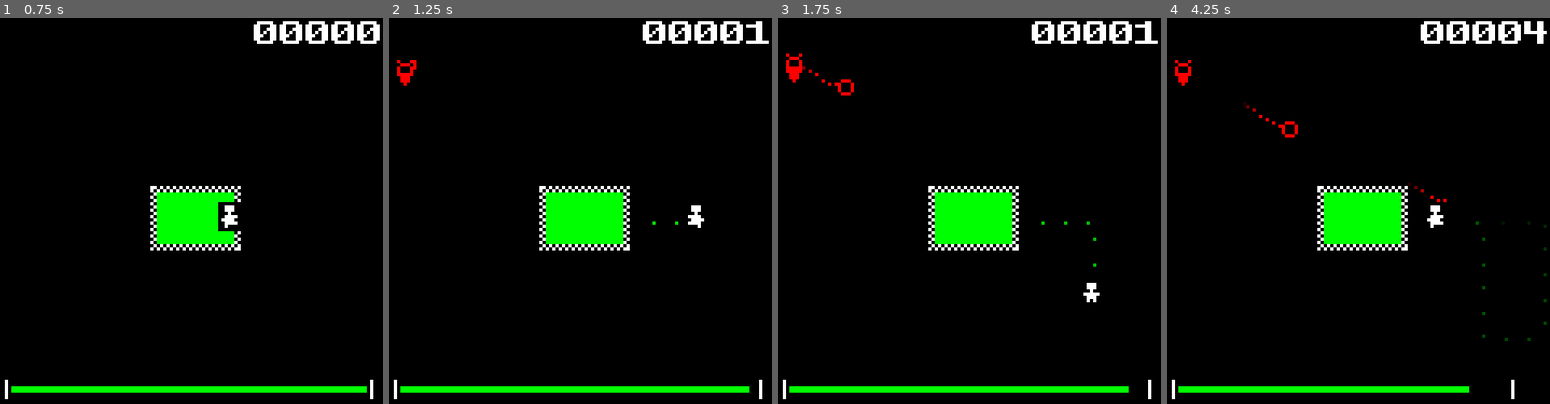
Above: before the commit, frames 1-4 (left to right).
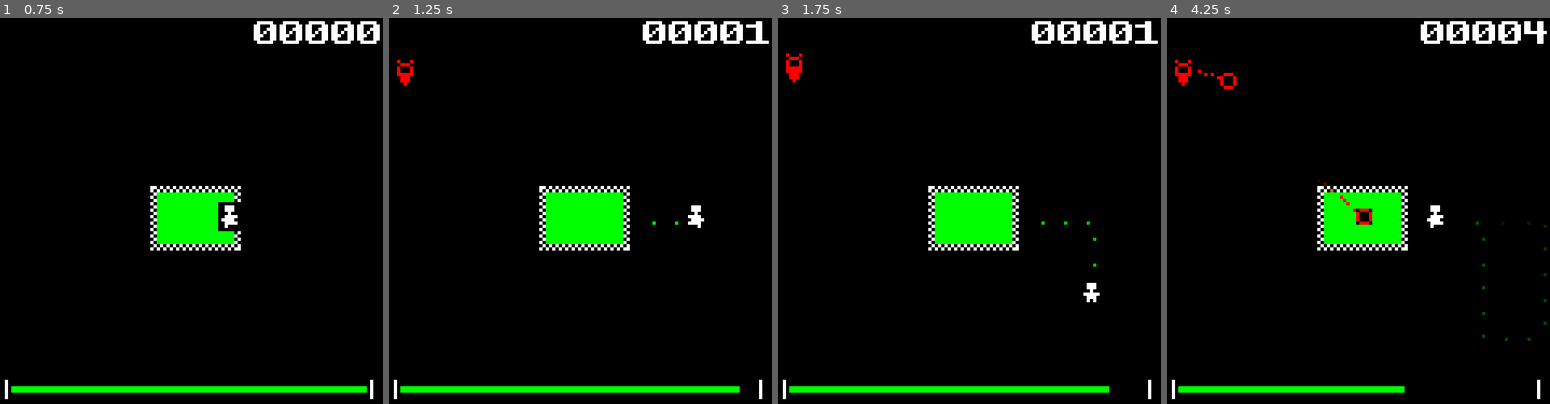
Above: after the commit, the same moments.

Repository: NotJamGames/battery-acid-boy
Game: Godot game, scene res://World/world.tscn
The game is run twice, just before and just after one commit, with the same random seed, the same clock (stepped at 60 frames per second) and the same inputs.
Inputs:
- Up to frame 1 (0.75 s): hold Right (move_right) from 0.53 s (still down)
- Up to frame 2 (1.25 s): keep holding Right (move_right)
- Up to frame 3 (1.75 s): release Right (move_right) at 1.28 s; hold Down (move_down) from 1.28 s (still down)
- Up to frame 4 (4.25 s): release Down (move_down) at 2.03 s; hold Right (move_right) 2.03-2.78 s; tap Enter at 2.75 s; hold Up (move_up) 2.78-3.53 s; hold Left (move_left) from 3.53 s (still down)

Frame 1 is identical in both runs. In frame 2, less than 0.1% of the frame differs, in the area x 6-95%, y 10-98%; in frame 3, 0.2%; in frame 4, 0.9%, in the area x 8-98%, y 13-99%.

Commit message:
Final touches!

Diff:
--- a/Audio/Music/battery_acid_boy.tscn
+++ b/Audio/Music/battery_acid_boy.tscn
@@ -4,5 +4,4 @@
 
 [node name="BatteryAcidBoy" type="AudioStreamPlayer"]
 stream = ExtResource("1_spsay")
-volume_db = -4.0
 autoplay = true
--- a/Enemies/enemy.gd
+++ b/Enemies/enemy.gd
@@ -8,14 +8,15 @@
 func set_enabled(new_state : bool) -> void:
 	enabled = new_state
 	if new_state:
-		flash(7)
-		attack()
+		flash(9)
 	else:
 		visible = false
 
 
 func flash(max_iterations : int, current_iteration : int = 0) -> void:
-	if current_iteration == max_iterations: return
+	if current_iteration == max_iterations:
+		attack()
+		return
 
 	visible = not visible
 
--- a/Enemies/ghost.tscn
+++ b/Enemies/ghost.tscn
@@ -52,5 +52,5 @@
 sprite_frames = SubResource("SpriteFrames_impql")
 animation = &"Idle"
 autoplay = "Idle"
-frame_progress = 0.0466935
+frame_progress = 0.0473845
 centered = false
--- /dev/null
+++ b/Enemies/wizard.gd
@@ -0,0 +1,22 @@
+extends Enemy
+
+
+var attack_directions : Array[Array] = \
+[
+	[Vector2(-1.0, .0), Vector2(.0, -1.0), Vector2(1.0, .0), Vector2(.0, 1.0)],
+	[
+		Vector2(-1.0, -1.0).normalized(),
+		Vector2(1.0, -1.0).normalized(),
+		Vector2(-1.0, 1.0).normalized(),
+		Vector2(1.0, 1.0).normalized()
+	]
+]
+var current_cycle : int = 0
+
+
+func attack() -> void:
+	current_cycle = wrapi(current_cycle + 1, 0, 2)
+	for vector : Vector2 in attack_directions[current_cycle]:
+		Global.spawn_projectile(position + Vector2(1.0, .0), vector)
+
+	get_tree().create_timer(3.6).timeout.connect(attack)
--- /dev/null
+++ b/Enemies/wizard.tscn
@@ -0,0 +1,50 @@
+[gd_scene load_steps=8 format=3 uid="uid://cim2oas630w04"]
+
+[ext_resource type="Script" path="res://Enemies/wizard.gd" id="1_v3gtg"]
+[ext_resource type="Texture2D" uid="uid://dagy7ll3c7nmg" path="res://Enemies/Sprites/wizard.png" id="2_fmpm2"]
+
+[sub_resource type="AtlasTexture" id="AtlasTexture_2w0t4"]
+atlas = ExtResource("2_fmpm2")
+region = Rect2(0, 0, 7, 9)
+
+[sub_resource type="AtlasTexture" id="AtlasTexture_p40jb"]
+atlas = ExtResource("2_fmpm2")
+region = Rect2(7, 0, 7, 9)
+
+[sub_resource type="AtlasTexture" id="AtlasTexture_q8802"]
+atlas = ExtResource("2_fmpm2")
+region = Rect2(14, 0, 7, 9)
+
+[sub_resource type="AtlasTexture" id="AtlasTexture_s4sx5"]
+atlas = ExtResource("2_fmpm2")
+region = Rect2(21, 0, 7, 9)
+
+[sub_resource type="SpriteFrames" id="SpriteFrames_40wr1"]
+animations = [{
+"frames": [{
+"duration": 1.0,
+"texture": SubResource("AtlasTexture_2w0t4")
+}, {
+"duration": 1.0,
+"texture": SubResource("AtlasTexture_p40jb")
+}, {
+"duration": 1.0,
+"texture": SubResource("AtlasTexture_q8802")
+}, {
+"duration": 1.0,
+"texture": SubResource("AtlasTexture_s4sx5")
+}],
+"loop": true,
+"name": &"Idle",
+"speed": 5.0
+}]
+
+[node name="Wizard" type="Node2D"]
+script = ExtResource("1_v3gtg")
+
+[node name="AnimatedSprite2D" type="AnimatedSprite2D" parent="."]
+sprite_frames = SubResource("SpriteFrames_40wr1")
+animation = &"Idle"
+autoplay = "Idle"
+frame_progress = 0.668817
+centered = false
--- a/Player/player.gd
+++ b/Player/player.gd
@@ -17,8 +17,8 @@
 
 var max_health : float = 112.0
 var current_health : float = 112.0
-var health_decrease_rate : float = 6.0
-var health_increase_rate : float = 18.0
+var health_decrease_rate : float = 12.0
+var health_increase_rate : float = 36.0
 
 var invulnerable : bool = false
 
--- a/Player/player.tscn
+++ b/Player/player.tscn
@@ -101,14 +101,14 @@
 
 [node name="Footsteps" type="AudioStreamPlayer" parent="."]
 stream = SubResource("AudioStreamRandomizer_2tplo")
-volume_db = -12.0
+volume_db = -8.0
 
 [node name="Hurt" type="AudioStreamPlayer" parent="."]
 stream = ExtResource("6_iaqwb")
-volume_db = -10.0
+volume_db = -8.0
 
 [node name="Death" type="AudioStreamPlayer" parent="."]
 stream = ExtResource("6_44ij3")
-volume_db = -8.0
+volume_db = -4.0
 
 [connection signal="frame_changed" from="AnimatedSprite2D" to="." method="place_footprint"]
--- a/World/world.tscn
+++ b/World/world.tscn
@@ -8,6 +8,7 @@
 [ext_resource type="PackedScene" uid="uid://cmqtxulfuo7ep" path="res://Enemies/enemy_spawner.tscn" id="4_qybwj"]
 [ext_resource type="PackedScene" uid="uid://tr77atqcg10r" path="res://Enemies/ghost.tscn" id="5_5efe3"]
 [ext_resource type="PackedScene" uid="uid://y5n7g0uu56l2" path="res://UI/ui.tscn" id="5_f8a2x"]
+[ext_resource type="PackedScene" uid="uid://cim2oas630w04" path="res://Enemies/wizard.tscn" id="7_616r0"]
 
 [sub_resource type="RectangleShape2D" id="RectangleShape2D_hgp3n"]
 size = Vector2(8, 120)
@@ -34,11 +35,29 @@
 [node name="Ghost3" parent="EnemySpawner" instance=ExtResource("5_5efe3")]
 position = Vector2(111, 98)
 
+[node name="Wizard" parent="EnemySpawner" instance=ExtResource("7_616r0")]
+position = Vector2(59, 28)
+
 [node name="Ghost2" parent="EnemySpawner" instance=ExtResource("5_5efe3")]
 position = Vector2(111, 11)
 
 [node name="Ghost4" parent="EnemySpawner" instance=ExtResource("5_5efe3")]
 position = Vector2(4, 98)
+
+[node name="Wizard2" parent="EnemySpawner" instance=ExtResource("7_616r0")]
+position = Vector2(59, 86)
+
+[node name="Ghost5" parent="EnemySpawner" instance=ExtResource("5_5efe3")]
+position = Vector2(4, 73)
+
+[node name="Wizard3" parent="EnemySpawner" instance=ExtResource("7_616r0")]
+position = Vector2(27, 57)
+
+[node name="Ghost6" parent="EnemySpawner" instance=ExtResource("5_5efe3")]
+position = Vector2(111, 37)
+
+[node name="Wizard4" parent="EnemySpawner" instance=ExtResource("7_616r0")]
+position = Vector2(90, 57)
 
 [node name="Player" parent="." instance=ExtResource("1_dx7y5")]
 position = Vector2(59, 57)
Binary file added: Enemies/Sprites/wizard.png
Not shown, added: Enemies/Sprites/wizard.png.import
Not shown: 1 places in World/world.tscn that only renumber resources
